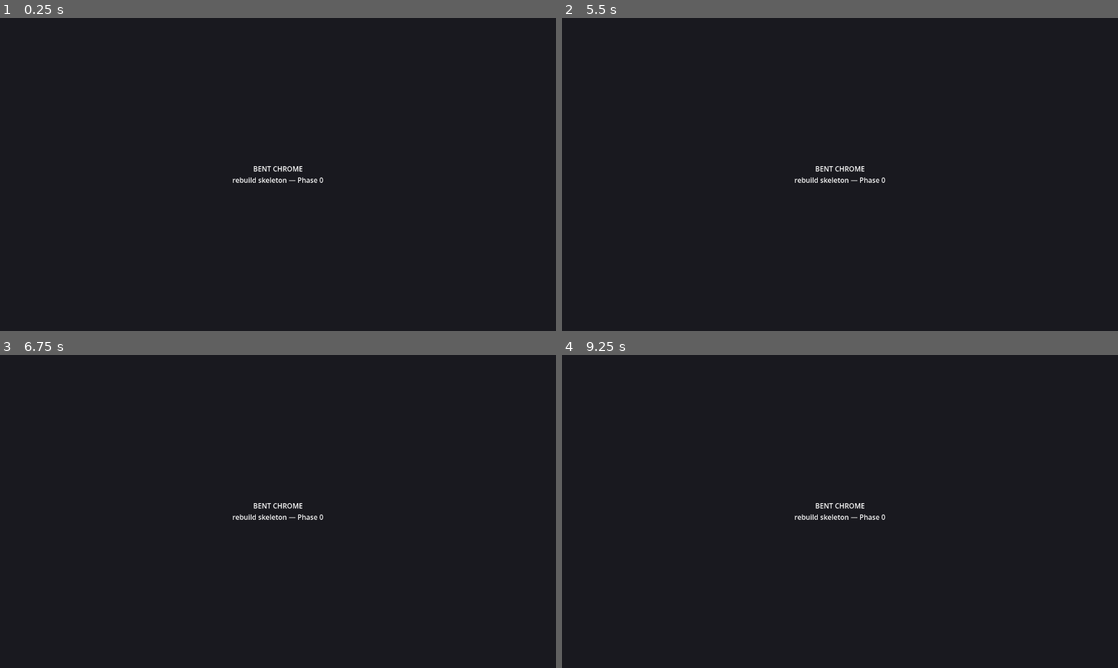
Above: before the commit, frames 1-4 (two rows, left to right).
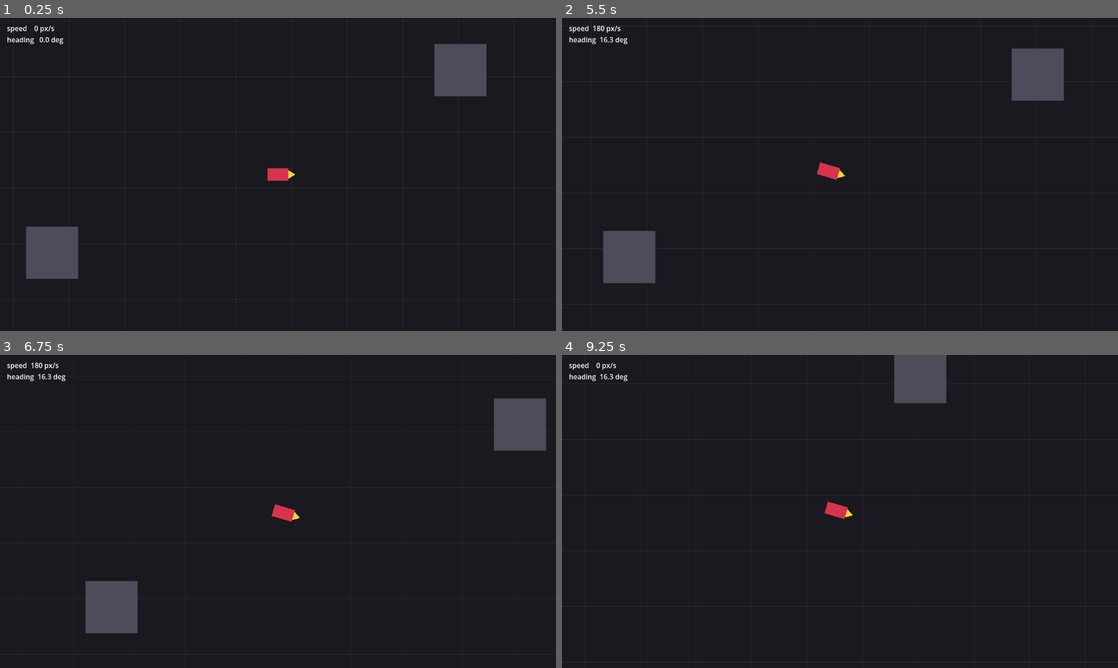
Above: after the commit, the same moments.

Repository: b3p3k0/bentchrome
Game: Godot game, scene res://levels/arena/arena.tscn
Two runs of this game, one before a commit and one after it. Both use one fixed random seed, a clock stepped at 60 frames per second and the inputs below. Before the commit the project starts from res://main.tscn.
Inputs (mouse positions are in pixels of both pictures, inside the frame that each line leads up to):
- Up to frame 1 (0.25 s): no input
- Up to frame 2 (5.5 s): tap Enter (ui_accept) at 0.5, 0.77, 1.25, 2, 2.75, 3.5, 3.77, 4.25 s; move the mouse to (962, 158) at 0.52 s; hold D (move_right, bound only after the commit) 0.53-1.25 s; click (962, 158) at 0.6 s; right-click (962, 158) at 0.8 s; drag from (728, 190) to (812, 237) at 1.27 s; move the mouse to (895, 105) at 2.02 s; hold D (move_right, bound only after the commit) 2.03-2.75 s; tap Space at 2.1, 5.1 s; click (895, 105) at 2.17 s; tap K at 2.3, 5.3 s; drag from (812, 237) to (673, 127) at 2.77 s; move the mouse to (1006, 221) at 3.52 s; hold A (move_left, bound only after the commit) 3.53-4.25 s; click (1006, 221) at 3.6 s; right-click (1006, 221) at 3.8 s; drag from (673, 127) to (756, 96) at 4.27 s; move the mouse to (867, 174) at 5.02 s; hold S (move_down, bound only after the commit) from 5.03 s (still down); click (867, 174) at 5.17 s
- Up to frame 3 (6.75 s): release S (move_down, bound only after the commit) at 5.75 s; drag from (194, 433) to (166, 527) at 5.77 s; move the mouse to (400, 495) at 6.52 s; hold W (move_up, bound only after the commit) from 6.53 s (still down); tap Keypad Enter at 6.6 s; click (400, 495) at 6.67 s
- Up to frame 4 (9.25 s): tap Enter (ui_accept) at 6.77 s; right-click (962, 495) at 6.8 s; release W (move_up, bound only after the commit) at 7.25 s; drag from (728, 527) to (812, 574) at 7.27 s; move the mouse to (895, 442) at 8.02 s; hold S (move_down, bound only after the commit) 8.03-8.75 s; click (895, 442) at 8.1 s; tap K at 8.3 s; drag from (812, 574) to (673, 464) at 8.77 s

The runs differ from the first frame. In frame 1, 3.7% of the frame differs, in the area x 1-93%, y 0-90%; in frame 2, 3.7%; in frame 3, 3.7%; in frame 4, 2.0%.

Commit message:
Phase 1: drivable steer-to-drive vehicle in a test arena
One Vehicle (CharacterBody2D) driven by a Driver's intent and a self-contained DrivingController (arcade throttle/steer/brake, speed-scaled turn authority, lateral-grip drift), all inspector-tunable. PlayerDriver reads input; InputRouter defines bindings in code instead of project.godot [input], avoiding the old corruption class. Test arena adds a grid floor, three static blocks, and a speed/heading readout. Replaces the temporary bootstrap scene as the main scene.

Co-Authored-By: Claude Opus 4.8 <noreply@anthropic.com>

Diff:
--- a/game/input_router.gd
+++ b/game/input_router.gd
@@ -1,7 +1,10 @@
 extends Node
-## Central input action names + boot-time InputMap validation/repair (carries
-## forward the old anti-regression safety). Bindings are created/verified in
-## Phase 1; for now this just owns the canonical action-name constants.
+## Central input action names + boot-time creation/validation of the InputMap.
+## Defining bindings in code (not in project.godot) sidesteps the
+## [input]-section corruption that plagued the old build.
+##
+## Steer-to-drive mapping: move_up = throttle, move_down = brake/reverse,
+## move_left/right = steer.
 
 const ACTION_MOVE_UP := &"move_up"
 const ACTION_MOVE_DOWN := &"move_down"
@@ -9,3 +12,36 @@
 const ACTION_MOVE_RIGHT := &"move_right"
 const ACTION_FIRE_MG := &"fire_mg"
 const ACTION_FIRE_SPECIAL := &"fire_special"
+
+func _ready() -> void:
+	_ensure_action(ACTION_MOVE_UP, [_key(KEY_W), _key(KEY_UP), _axis(JOY_AXIS_LEFT_Y, -1.0)])
+	_ensure_action(ACTION_MOVE_DOWN, [_key(KEY_S), _key(KEY_DOWN), _axis(JOY_AXIS_LEFT_Y, 1.0)])
+	_ensure_action(ACTION_MOVE_LEFT, [_key(KEY_A), _key(KEY_LEFT), _axis(JOY_AXIS_LEFT_X, -1.0)])
+	_ensure_action(ACTION_MOVE_RIGHT, [_key(KEY_D), _key(KEY_RIGHT), _axis(JOY_AXIS_LEFT_X, 1.0)])
+	_ensure_action(ACTION_FIRE_MG, [_mouse(MOUSE_BUTTON_LEFT), _key(KEY_SPACE)])
+	_ensure_action(ACTION_FIRE_SPECIAL, [_mouse(MOUSE_BUTTON_RIGHT), _key(KEY_K)])
+
+func _ensure_action(action: StringName, events: Array) -> void:
+	if not InputMap.has_action(action):
+		InputMap.add_action(action, 0.5)
+	else:
+		InputMap.action_set_deadzone(action, 0.5)
+		InputMap.action_erase_events(action)
+	for ev in events:
+		InputMap.action_add_event(action, ev)
+
+func _key(physical: Key) -> InputEventKey:
+	var e := InputEventKey.new()
+	e.physical_keycode = physical
+	return e
+
+func _mouse(button: MouseButton) -> InputEventMouseButton:
+	var e := InputEventMouseButton.new()
+	e.button_index = button
+	return e
+
+func _axis(axis: JoyAxis, value: float) -> InputEventJoypadMotion:
+	var e := InputEventJoypadMotion.new()
+	e.axis = axis
+	e.axis_value = value
+	return e
--- /dev/null
+++ b/levels/arena/arena.gd
@@ -0,0 +1,29 @@
+extends Node2D
+## Phase 1 test arena: a grid floor for motion reference, a drivable vehicle, a
+## few static blocks for collision feel, and a speed/heading readout for tuning.
+
+const GRID := 128
+const EXTENT := 2400
+
+@onready var _player: Vehicle = $Vehicle
+@onready var _readout: Label = $HUD/Readout
+
+func _ready() -> void:
+	for autoload_name in ["GameState", "SceneFlow", "Spawner", "InputRouter", "AudioDirector"]:
+		if get_node_or_null("/root/" + autoload_name) == null:
+			push_warning("autoload MISSING: " + autoload_name)
+	print("[boot] arena ready — drive with WASD (W gas, S brake/reverse, A/D steer)")
+	queue_redraw()
+
+func _process(_delta: float) -> void:
+	if _player and _readout:
+		_readout.text = "speed %4.0f px/s\nheading %5.1f deg" % [
+			_player.get_speed(), rad_to_deg(_player.heading)
+		]
+
+func _draw() -> void:
+	var c := Color(1, 1, 1, 0.08)
+	for x in range(-EXTENT, EXTENT + 1, GRID):
+		draw_line(Vector2(x, -EXTENT), Vector2(x, EXTENT), c, 1.0)
+	for y in range(-EXTENT, EXTENT + 1, GRID):
+		draw_line(Vector2(-EXTENT, y), Vector2(EXTENT, y), c, 1.0)
--- /dev/null
+++ b/levels/arena/arena.tscn
@@ -0,0 +1,51 @@
+[gd_scene load_steps=4 format=3]
+
+[ext_resource type="Script" path="res://levels/arena/arena.gd" id="1_arena"]
+[ext_resource type="PackedScene" path="res://vehicles/vehicle.tscn" id="2_veh"]
+
+[sub_resource type="RectangleShape2D" id="RectangleShape2D_block"]
+size = Vector2(120, 120)
+
+[node name="Arena" type="Node2D"]
+script = ExtResource("1_arena")
+
+[node name="Vehicle" parent="." instance=ExtResource("2_veh")]
+
+[node name="Block1" type="StaticBody2D" parent="."]
+position = Vector2(420, -240)
+
+[node name="Vis" type="Polygon2D" parent="Block1"]
+color = Color(0.3, 0.3, 0.36, 1)
+polygon = PackedVector2Array(-60, -60, 60, -60, 60, 60, -60, 60)
+
+[node name="Col" type="CollisionShape2D" parent="Block1"]
+shape = SubResource("RectangleShape2D_block")
+
+[node name="Block2" type="StaticBody2D" parent="."]
+position = Vector2(-520, 180)
+
+[node name="Vis" type="Polygon2D" parent="Block2"]
+color = Color(0.3, 0.3, 0.36, 1)
+polygon = PackedVector2Array(-60, -60, 60, -60, 60, 60, -60, 60)
+
+[node name="Col" type="CollisionShape2D" parent="Block2"]
+shape = SubResource("RectangleShape2D_block")
+
+[node name="Block3" type="StaticBody2D" parent="."]
+position = Vector2(120, 520)
+
+[node name="Vis" type="Polygon2D" parent="Block3"]
+color = Color(0.3, 0.3, 0.36, 1)
+polygon = PackedVector2Array(-60, -60, 60, -60, 60, 60, -60, 60)
+
+[node name="Col" type="CollisionShape2D" parent="Block3"]
+shape = SubResource("RectangleShape2D_block")
+
+[node name="HUD" type="CanvasLayer" parent="."]
+
+[node name="Readout" type="Label" parent="HUD"]
+offset_left = 16.0
+offset_top = 12.0
+offset_right = 320.0
+offset_bottom = 80.0
+text = "speed"
--- a/main.gd
+++ /dev/null
@@ -1,18 +0,0 @@
-extends Control
-## TEMPORARY Phase 0 bootstrap. Confirms the project boots and the autoload
-## services are live at runtime. Replaced by the arena scene in Phase 1.
-
-func _ready() -> void:
-	set_anchors_preset(Control.PRESET_FULL_RECT)
-
-	var label := Label.new()
-	label.text = "BENT CHROME\nrebuild skeleton — Phase 0"
-	label.horizontal_alignment = HORIZONTAL_ALIGNMENT_CENTER
-	label.vertical_alignment = VERTICAL_ALIGNMENT_CENTER
-	label.set_anchors_preset(Control.PRESET_FULL_RECT)
-	add_child(label)
-
-	for autoload_name in ["GameState", "SceneFlow", "Spawner", "InputRouter", "AudioDirector"]:
-		var present := get_node_or_null("/root/" + autoload_name) != null
-		print("[boot] autoload ", autoload_name, ": ", "OK" if present else "MISSING")
-	print("[boot] Bent Chrome rebuild skeleton — Phase 0 — booted clean")
--- a/main.tscn
+++ /dev/null
@@ -1,12 +0,0 @@
-[gd_scene load_steps=2 format=3]
-
-[ext_resource type="Script" path="res://main.gd" id="1_main"]
-
-[node name="Main" type="Control"]
-layout_mode = 3
-anchors_preset = 15
-anchor_right = 1.0
-anchor_bottom = 1.0
-grow_horizontal = 2
-grow_vertical = 2
-script = ExtResource("1_main")
--- a/project.godot
+++ b/project.godot
@@ -8,7 +8,7 @@
 
 config/name="Bent Chrome"
 config/description="Top-down vehicular combat — clean-slate rebuild"
-run/main_scene="res://main.tscn"
+run/main_scene="res://levels/arena/arena.tscn"
 config/features=PackedStringArray("4.7", "GL Compatibility")
 config/icon="res://icon.svg"
 
--- /dev/null
+++ b/vehicles/drivers/driver.gd
@@ -0,0 +1,8 @@
+class_name Driver
+extends Node
+## Supplies driving intent to a Vehicle. Subclasses (player input, AI) override
+## get_intent(). The Vehicle and DrivingController never read input or AI
+## directly — that is the split that keeps player and enemy logic from forking.
+
+func get_intent(_vehicle, _delta: float) -> Dictionary:
+	return {"throttle": 0.0, "steer": 0.0, "fire_mg": false, "fire_special": false}
--- /dev/null
+++ b/vehicles/drivers/player_driver.gd
@@ -0,0 +1,11 @@
+class_name PlayerDriver
+extends Driver
+## Reads the player's keyboard/gamepad input (steer-to-drive) as intent.
+
+func get_intent(_vehicle, _delta: float) -> Dictionary:
+	return {
+		"throttle": Input.get_axis(InputRouter.ACTION_MOVE_DOWN, InputRouter.ACTION_MOVE_UP),
+		"steer": Input.get_axis(InputRouter.ACTION_MOVE_LEFT, InputRouter.ACTION_MOVE_RIGHT),
+		"fire_mg": Input.is_action_pressed(InputRouter.ACTION_FIRE_MG),
+		"fire_special": Input.is_action_pressed(InputRouter.ACTION_FIRE_SPECIAL),
+	}
--- /dev/null
+++ b/vehicles/driving_controller.gd
@@ -0,0 +1,58 @@
+class_name DrivingController
+extends Node
+## Arcade "steer-to-drive" physics. Reads {throttle, steer} intent and updates
+## the host vehicle's velocity + heading. Tuning is exposed as inspector knobs;
+## per-vehicle data (StatCurves) will feed these later.
+
+@export_group("Speed")
+@export var max_speed := 520.0
+@export var reverse_max_speed := 180.0
+@export var acceleration := 900.0
+@export var brake_deceleration := 1500.0
+@export var coast_deceleration := 420.0
+
+@export_group("Steering")
+@export var turn_rate_deg := 190.0
+@export var turn_authority_speed := 150.0
+@export_range(0.0, 1.0) var min_turn_authority := 0.12
+
+@export_group("Grip")
+@export var lateral_grip := 7.5
+
+func apply(vehicle, intent: Dictionary, delta: float) -> void:
+	var throttle: float = clampf(intent.get("throttle", 0.0), -1.0, 1.0)
+	var steer: float = clampf(intent.get("steer", 0.0), -1.0, 1.0)
+
+	var forward := Vector2.RIGHT.rotated(vehicle.heading)
+	var fwd_speed: float = vehicle.velocity.dot(forward)
+	var speed: float = vehicle.velocity.length()
+
+	# Steering authority grows with speed (you must roll to turn).
+	var authority := clampf(speed / turn_authority_speed, min_turn_authority, 1.0)
+	var dir_sign := signf(fwd_speed) if absf(fwd_speed) > 5.0 else 1.0
+	vehicle.heading += deg_to_rad(turn_rate_deg) * steer * authority * dir_sign * delta
+	forward = Vector2.RIGHT.rotated(vehicle.heading)
+
+	# Throttle / brake / reverse along the nose.
+	if throttle > 0.0:
+		vehicle.velocity += forward * acceleration * throttle * delta
+	elif throttle < 0.0:
+		if fwd_speed > 10.0:
+			vehicle.velocity -= forward * brake_deceleration * delta
+		else:
+			vehicle.velocity += forward * acceleration * throttle * delta
+	else:
+		var eased := move_toward(fwd_speed, 0.0, coast_deceleration * delta)
+		vehicle.velocity += forward * (eased - fwd_speed)
+
+	# Lateral grip: bleed sideways velocity for predictable drift.
+	var right := forward.orthogonal()
+	var lat_speed: float = vehicle.velocity.dot(right)
+	var lat_retain := clampf(1.0 - lateral_grip * delta, 0.0, 1.0)
+	vehicle.velocity -= right * lat_speed * (1.0 - lat_retain)
+
+	# Clamp forward speed (separate caps for forward and reverse).
+	fwd_speed = vehicle.velocity.dot(forward)
+	var cap := max_speed if fwd_speed >= 0.0 else reverse_max_speed
+	if absf(fwd_speed) > cap:
+		vehicle.velocity -= forward * (fwd_speed - signf(fwd_speed) * cap)
--- /dev/null
+++ b/vehicles/vehicle.gd
@@ -0,0 +1,26 @@
+class_name Vehicle
+extends CharacterBody2D
+## The one vehicle. A Driver supplies intent; a DrivingController turns it into
+## motion. Player and AI both instance this scene — only the Driver differs.
+## The body stays axis-aligned (so a child Camera2D never spins); only the
+## Visual node rotates to the heading.
+
+var heading: float = 0.0  # radians; the direction the nose points
+
+@onready var _controller: DrivingController = $DrivingController
+@onready var _driver: Driver = $Driver
+@onready var _visual: Node2D = $Visual
+
+func _ready() -> void:
+	heading = rotation
+	rotation = 0.0
+
+func _physics_process(delta: float) -> void:
+	var intent: Dictionary = _driver.get_intent(self, delta) if _driver else {}
+	if _controller:
+		_controller.apply(self, intent, delta)
+	move_and_slide()
+	_visual.rotation = heading
+
+func get_speed() -> float:
+	return velocity.length()
--- /dev/null
+++ b/vehicles/vehicle.tscn
@@ -0,0 +1,33 @@
+[gd_scene load_steps=5 format=3]
+
+[ext_resource type="Script" path="res://vehicles/vehicle.gd" id="1_veh"]
+[ext_resource type="Script" path="res://vehicles/driving_controller.gd" id="2_ctl"]
+[ext_resource type="Script" path="res://vehicles/drivers/player_driver.gd" id="3_drv"]
+
+[sub_resource type="CircleShape2D" id="CircleShape2D_veh"]
+radius = 18.0
+
+[node name="Vehicle" type="CharacterBody2D"]
+script = ExtResource("1_veh")
+
+[node name="DrivingController" type="Node" parent="."]
+script = ExtResource("2_ctl")
+
+[node name="Driver" type="Node" parent="."]
+script = ExtResource("3_drv")
+
+[node name="Visual" type="Node2D" parent="."]
+
+[node name="Body" type="Polygon2D" parent="Visual"]
+color = Color(0.85, 0.2, 0.3, 1)
+polygon = PackedVector2Array(-24, -14, 24, -14, 24, 14, -24, 14)
+
+[node name="Nose" type="Polygon2D" parent="Visual"]
+color = Color(1, 0.85, 0.2, 1)
+polygon = PackedVector2Array(24, -10, 40, 0, 24, 10)
+
+[node name="CollisionShape2D" type="CollisionShape2D" parent="."]
+shape = SubResource("CircleShape2D_veh")
+
+[node name="Camera2D" type="Camera2D" parent="."]
+position_smoothing_enabled = true
Not shown, added: levels/arena/arena.gd.uid
Not shown, removed: main.gd.uid
Not shown, added: vehicles/drivers/driver.gd.uid
Not shown, added: vehicles/drivers/player_driver.gd.uid
Not shown, added: vehicles/driving_controller.gd.uid
Not shown, added: vehicles/vehicle.gd.uid
